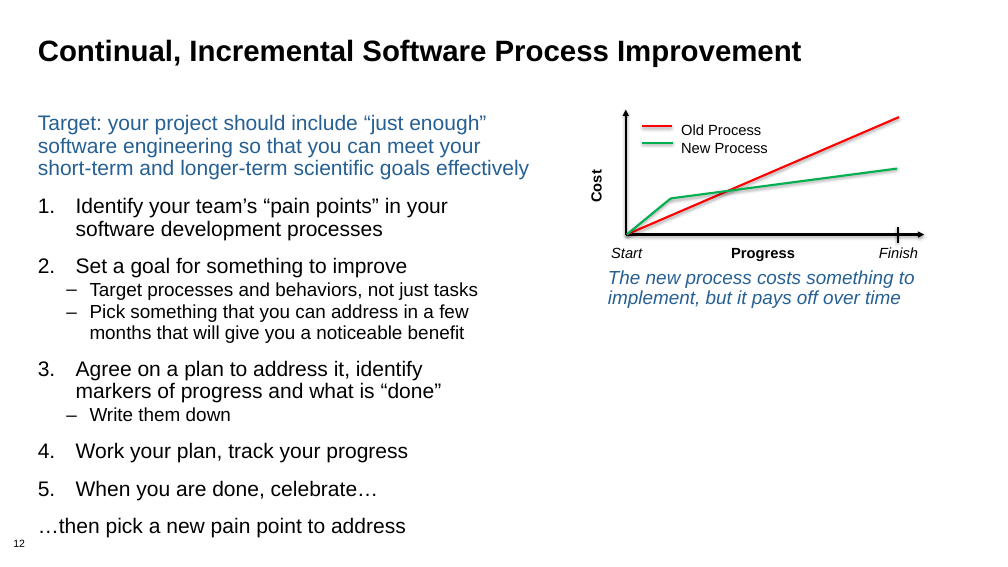
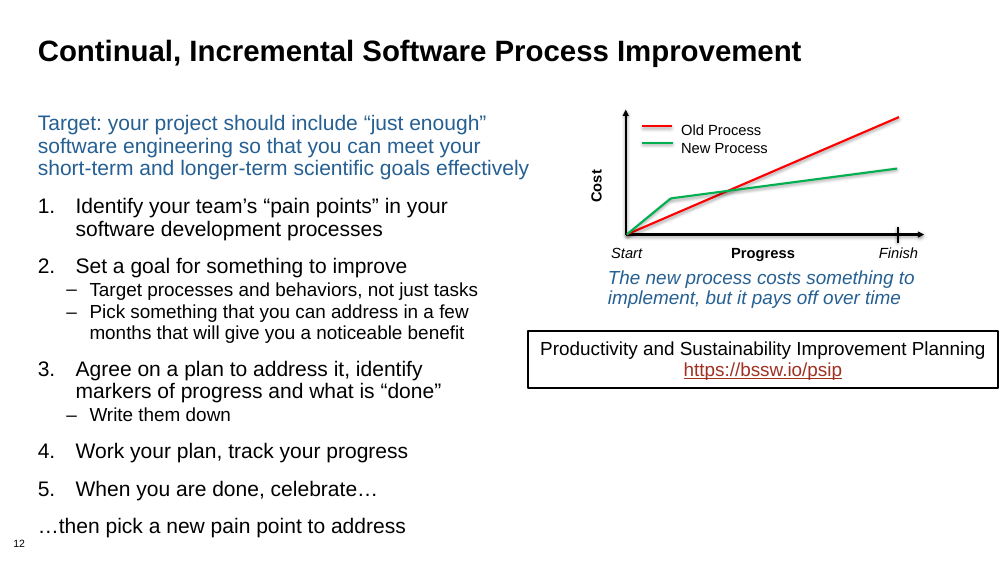
Before and after one commit to betterscientificsoftware/bssw-tutorial, a slide deck: slide 12 of presentations/01-overview.pptx. Drawn at 1008x567 pixels with LibreOffice and Linux fonts; fonts in the diff are those of the drawing; background and template pictures are left out. Boxes give left, top, right and bottom in pixels: in the first picture for what was removed or moved away, otherwise in the second. Text is boxed around its words. In the diff, an @@ line names an element or a change of style, - is before the commit and + after.

```diff
--- a/presentations/01-overview.pptx
+++ b/presentations/01-overview.pptx
@@ rectangle added at [528,331,997,388], outline #000000 2 pt, 18 pt, text #000000 @@
+Productivity and Sustainability Improvement Planning
+https://bssw.io/psip
```
Also in this commit, not shown: 5 other slides changed, 8 other files.
